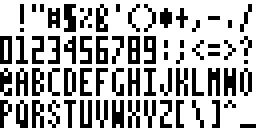
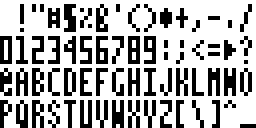
Two versions of the same layered image (256 x 128). Layer-by-layer changes:
painted on "Arrière-plan" over [224, 44, 232, 56]
